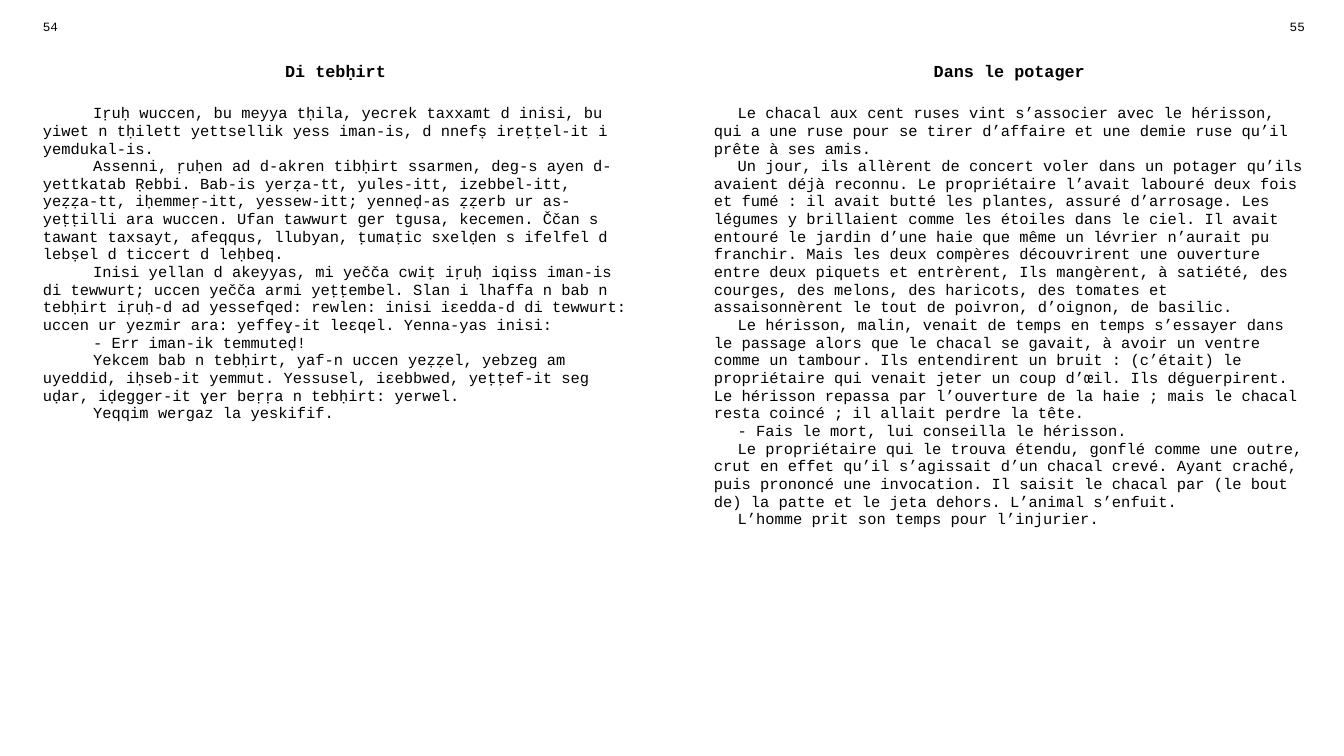
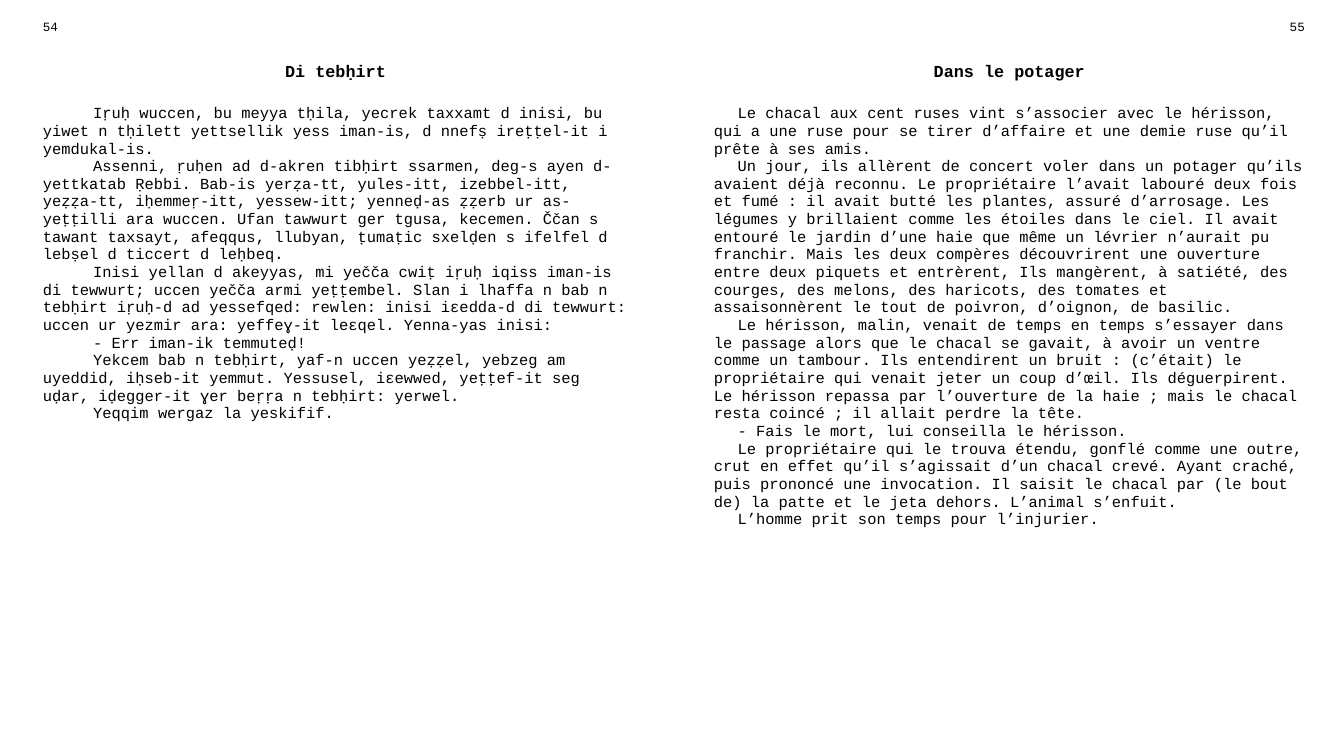
Before and after one commit to sferhah/tamacahut_n_wuccen, a slide deck: slide 21 of Uccen.ConsoleApp/uccen.pptx. Drawn at 1344x756 pixels with LibreOffice and Linux fonts; fonts in the diff are those of the drawing. Boxes give left, top, right and bottom in pixels: in the first picture for what was removed or moved away, otherwise in the second. Text is boxed around its words. In the diff, an @@ line names an element or a change of style, - is before the commit and + after.

```diff
--- a/Uccen.ConsoleApp/uccen.pptx
+++ b/Uccen.ConsoleApp/uccen.pptx
@@ table at bbox=[32, 16, 1315, 729] @@
-row 3, column 1: Iṛuḥ wuccen, bu meyya tḥila, yecrek taxxamt d inisi, bu yiwet n tḥilett yettsellik yess iman-is, d nnefṣ ireṭṭel-it i yemdukal-is. / Assenni, ṛuḥen ad d-akren tibḥirt ssarmen, deg-s ayen d-yettkatab Ṛebbi. Bab-is yerẓa-tt, yules-itt, izebbel-itt, yeẓẓa-tt, iḥemmeṛ-itt, yessew-itt; yenneḍ-as ẓẓerb ur as-yeṭṭilli ara wuccen. Ufan tawwurt ger tgusa, kecemen. Ččan s tawant taxsayt, afeqqus, llubyan, ṭumaṭic sxelḍen s ifelfel d lebṣel d ticcert d leḥbeq. / Inisi yellan d akeyyas, mi yečča cwiṭ iṛuḥ iqiss iman-is di tewwurt; uccen yečča armi yeṭṭembel. Slan i lhaffa n bab n tebḥirt iṛuḥ-d ad yessefqed: rewlen: inisi iɛedda-d di tewwurt: uccen ur yezmir ara: yeffeɣ-it leɛqel. Yenna-yas inisi: / - Err iman-ik temmuteḍ! / Yekcem bab n tebḥirt, yaf-n uccen yeẓẓel, yebzeg am uyeddid, iḥseb-it yemmut. Yessusel, iɛebbwed, yeṭṭef-it seg uḍar, iḍegger-it ɣer beṛṛa n tebḥirt: yerwel. / Yeqqim wergaz la yeskifif.
+row 3, column 1: Iṛuḥ wuccen, bu meyya tḥila, yecrek taxxamt d inisi, bu yiwet n tḥilett yettsellik yess iman-is, d nnefṣ ireṭṭel-it i yemdukal-is. / Assenni, ṛuḥen ad d-akren tibḥirt ssarmen, deg-s ayen d-yettkatab Ṛebbi. Bab-is yerẓa-tt, yules-itt, izebbel-itt, yeẓẓa-tt, iḥemmeṛ-itt, yessew-itt; yenneḍ-as ẓẓerb ur as-yeṭṭilli ara wuccen. Ufan tawwurt ger tgusa, kecemen. Ččan s tawant taxsayt, afeqqus, llubyan, ṭumaṭic sxelḍen s ifelfel d lebṣel d ticcert d leḥbeq. / Inisi yellan d akeyyas, mi yečča cwiṭ iṛuḥ iqiss iman-is di tewwurt; uccen yečča armi yeṭṭembel. Slan i lhaffa n bab n tebḥirt iṛuḥ-d ad yessefqed: rewlen: inisi iɛedda-d di tewwurt: uccen ur yezmir ara: yeffeɣ-it leɛqel. Yenna-yas inisi: / - Err iman-ik temmuteḍ! / Yekcem bab n tebḥirt, yaf-n uccen yeẓẓel, yebzeg am uyeddid, iḥseb-it yemmut. Yessusel, iɛewwed, yeṭṭef-it seg uḍar, iḍegger-it ɣer beṛṛa n tebḥirt: yerwel. / Yeqqim wergaz la yeskifif.
```
Also in this commit, not shown: 9 other slides changed, 1 other file.
